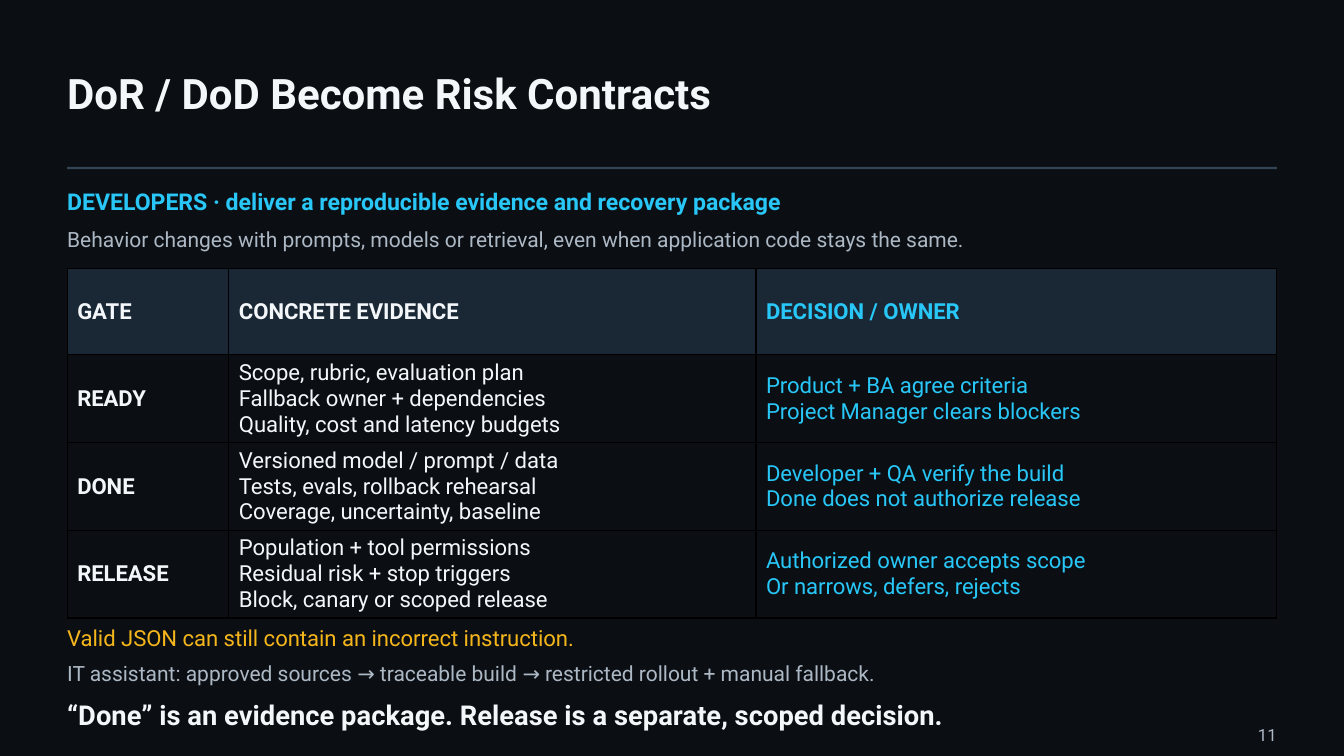
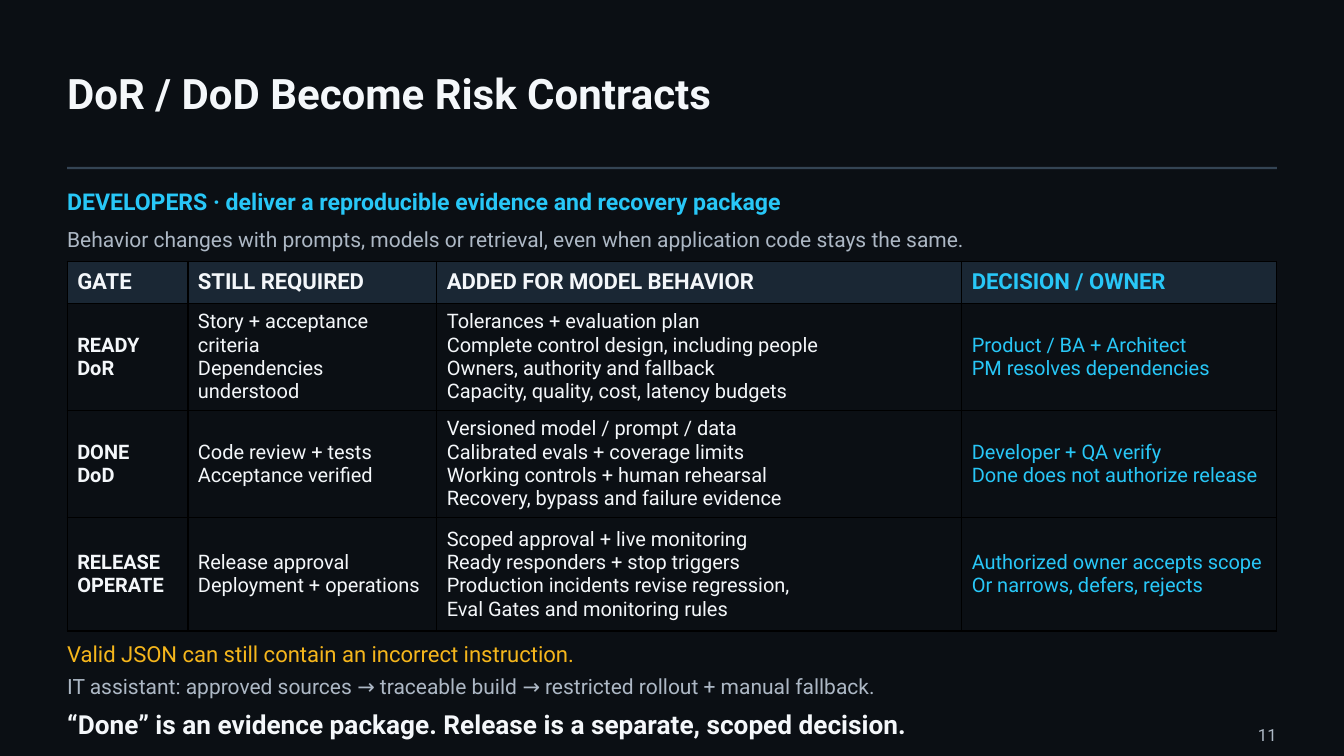
Before and after one commit to UncertaintyArchitectureGroup/uncertainty-architecture, a slide deck: slide 11 of assets/presentations/pmday-2026/ai-changes-both-sides.pptx. Drawn at 1344x756 pixels with LibreOffice and Linux fonts; fonts in the diff are those of the drawing. Boxes give left, top, right and bottom in pixels: in the first picture for what was removed or moved away, otherwise in the second. Text is boxed around its words. In the diff, an @@ line names an element or a change of style, - is before the commit and + after.

```diff
--- a/assets/presentations/pmday-2026/ai-changes-both-sides.pptx
+++ b/assets/presentations/pmday-2026/ai-changes-both-sides.pptx
@@ table at (68, 261, 1277, 631) @@
-column 1: GATE | READY | DONE | RELEASE
-column 2: CONCRETE EVIDENCE | Scope, rubric, evaluation plan / Fallback owner + dependencies / Quality, cost and latency budgets | Versioned model / prompt / data / Tests, evals, rollback rehearsal / Coverage, uncertainty, baseline | Population + tool permissions / Residual risk + stop triggers / Block, canary or scoped release
-column 3: DECISION / OWNER | Product + BA agree criteria / Project Manager clears blockers | Developer + QA verify the build / Done does not authorize release | Authorized owner accepts scope / Or narrows, defers, rejects
+column 1: GATE | READY / DoR | DONE / DoD | RELEASE / OPERATE
+column 2: STILL REQUIRED | Story + acceptance criteria / Dependencies understood | Code review + tests / Acceptance verified | Release approval / Deployment + operations
+column 3: ADDED FOR MODEL BEHAVIOR | Tolerances + evaluation plan / Complete control design, including people / Owners, authority and fallback / Capacity, quality, cost, latency budgets | Versioned model / prompt / data / Calibrated evals + coverage limits / Working controls + human rehearsal / Recovery, bypass and failure evidence | Scoped approval + live monitoring / Ready responders + stop triggers / Production incidents revise regression, / Eval Gates and monitoring rules
+column 4: DECISION / OWNER | Product / BA + Architect / PM resolves dependencies | Developer + QA verify / Done does not authorize release | Authorized owner accepts scope / Or narrows, defers, rejects
@@ table: place and size @@
-table at (68, 269, 1277, 616)
+table at (68, 261, 1277, 631)
@@ text "Valid JSON can still contain ...": place and size @@
-text "Valid JSON can still contain ..." at (67, 629, 574, 647)
+text "Valid JSON can still contain ..." at (67, 645, 574, 663)
@@ text "IT assistant: approved sources → ...": place and size @@
-text "IT assistant: approved sources → ..." at (67, 665, 874, 686)
+text "IT assistant: approved sources → ..." at (67, 678, 874, 699)
@@ text "“Done” is an evidence package. ...": place and size @@
-text "“Done” is an evidence package. ..." at (67, 704, 943, 731)
+text "“Done” is an evidence package. ..." at (67, 714, 906, 740)
@@ text "“Done” is an evidence package. ..." at (67, 714, 906, 740): size 19.5 to 18.8 pt @@
```
Also in this commit, not shown: 3 other slides changed, 2 slides added, 2 slides removed, 8 other files.
